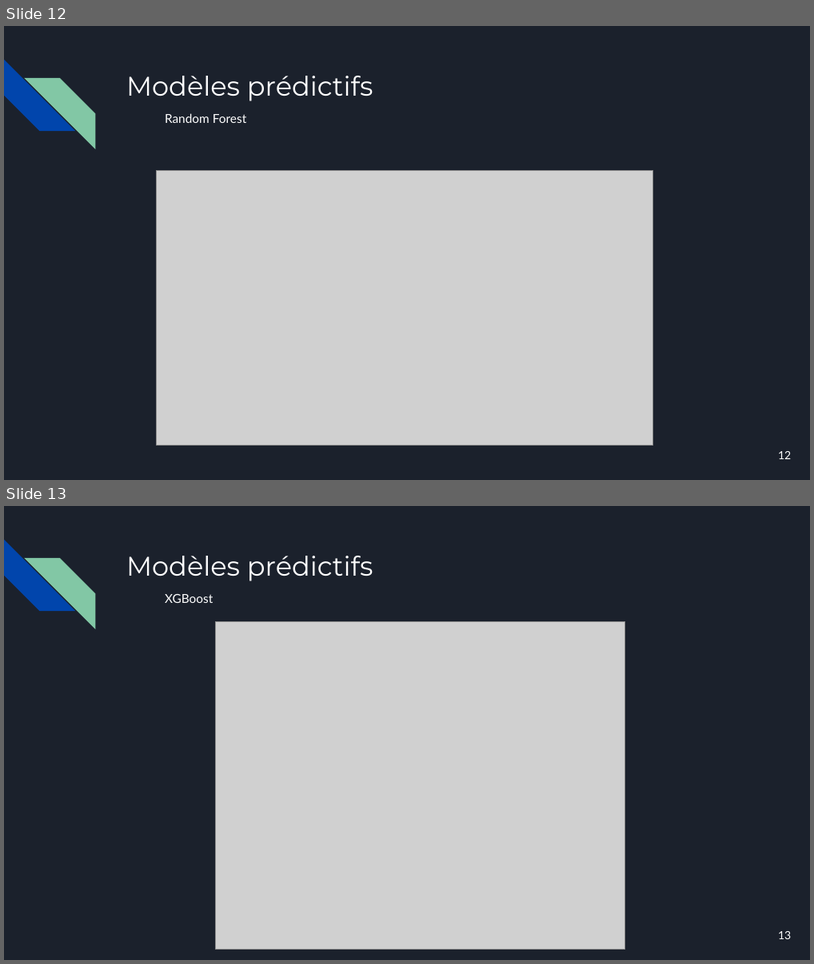
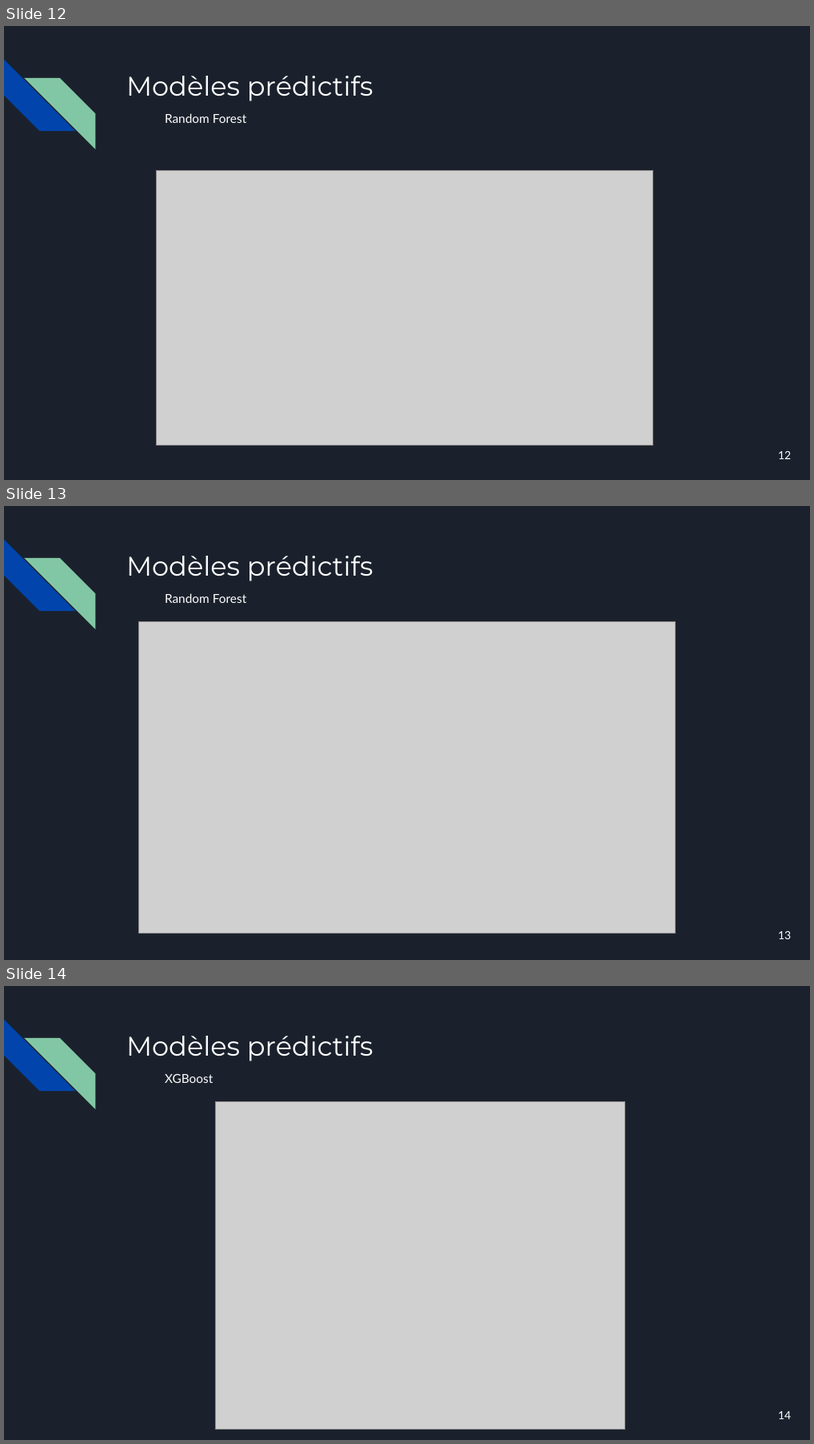
Before and after one commit to Papushkado/Real-Estate-predictions, a slide deck: Machine_Learning_ISUP.pptx. Shown one above the other, each under a label of ours: slides 12 and 13 before the commit, slides 12, 13 and 14 after it. The pictures are 814x964 and 814x1444 pixels, drawn with LibreOffice and Linux fonts; fonts in the diff are those of the drawing; grey boxes stand for pictures. Boxes give left, top, right and bottom in pixels: in the first picture for what was removed or moved away, otherwise in the second. Text is boxed around its words. In the diff, an @@ line names an element or a change of style, - is before the commit and + after.

```diff
--- a/Machine_Learning_ISUP.pptx
+++ b/Machine_Learning_ISUP.pptx
@@ slide 13 added at (4, 506, 810, 960), background #1B212C; not listed: 2 template elements that a slide beside it also shows @@
@@ title added at (126, 556, 374, 581), 24 pt, text #FFFFFF @@
+Modèles prédictifs
@@ text added at (165, 593, 247, 603), 11 pt, text #FFFFFF @@
+Random Forest
@@ picture added at (139, 621, 676, 932) @@
@@ page number added at (778, 931, 791, 939), 10 pt, text #FFFFFF @@
+13
@@ what was slide 13 is now slide 14 @@
@@ page number at (778, 1411, 791, 1419): text changed @@
-13
+14
```
Also in this commit, not shown: 1 slide changed, 1 other slide added.
